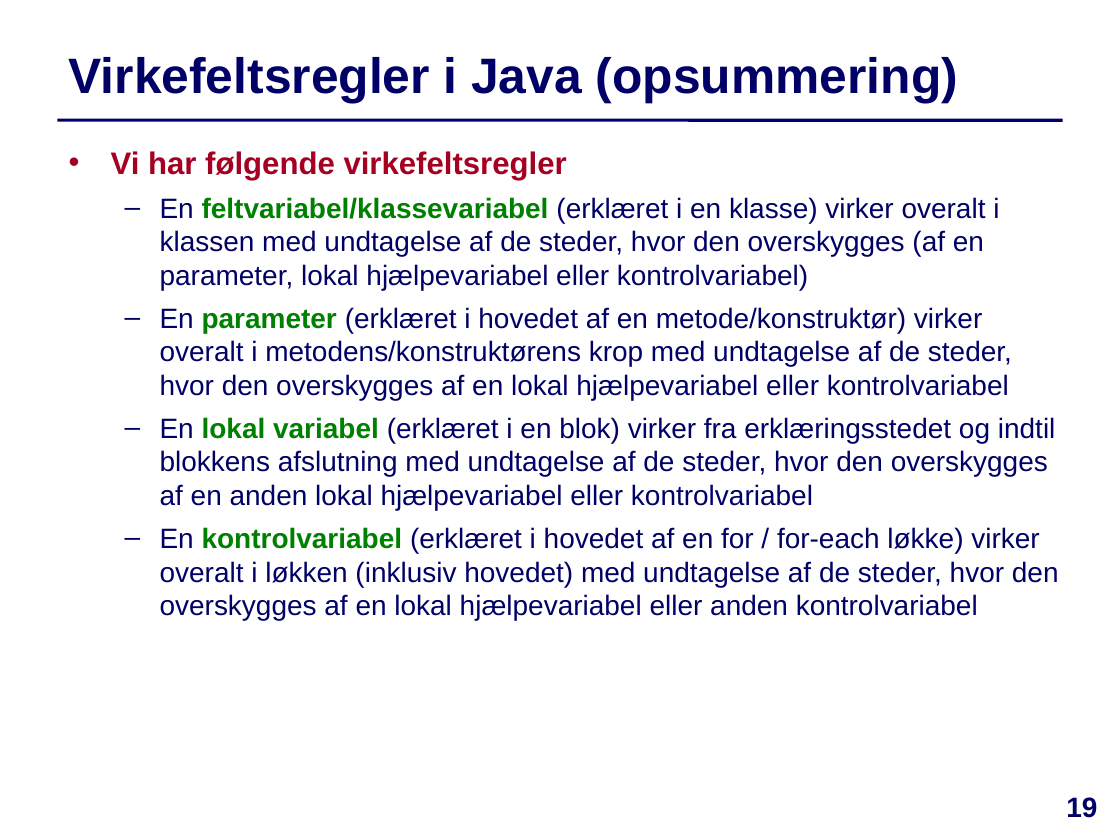
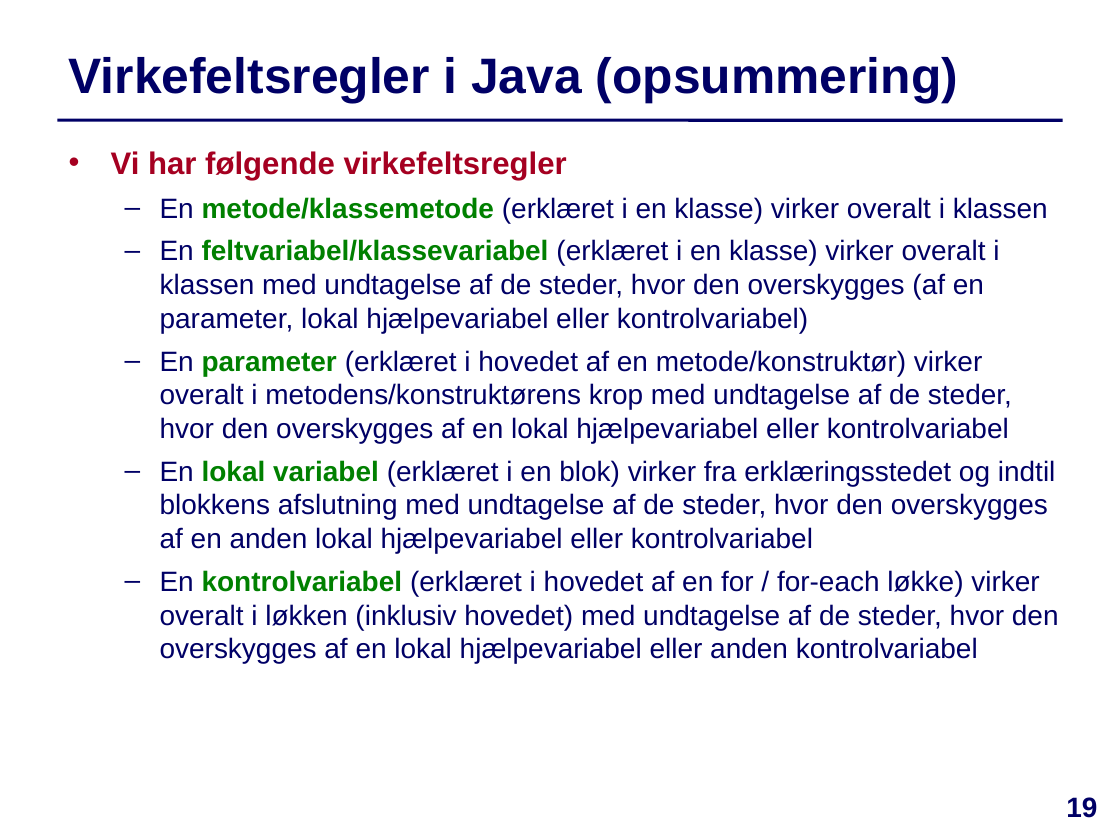
Before and after one commit to IntProgAU/Materiale, a slide deck: slide 19 of web/e24/uge_4b/Slides-Uge4-Torsdag.pptx. Drawn at 1120x840 pixels with LibreOffice and Linux fonts; fonts in the diff are those of the drawing. Boxes give left, top, right and bottom in pixels: in the first picture for what was removed or moved away, otherwise in the second. Text is boxed around its words. In the diff, an @@ line names an element or a change of style, - is before the commit and + after.

```diff
--- a/web/e24/uge_4b/Slides-Uge4-Torsdag.pptx
+++ b/web/e24/uge_4b/Slides-Uge4-Torsdag.pptx
@@ text at box(160, 197, 1048, 223): paragraph added @@
+  – En metode/klassemetode (erklæret i en klasse) virker overalt i klassen
```
Also in this commit, not shown: 4 other slides changed, 3 other files.
